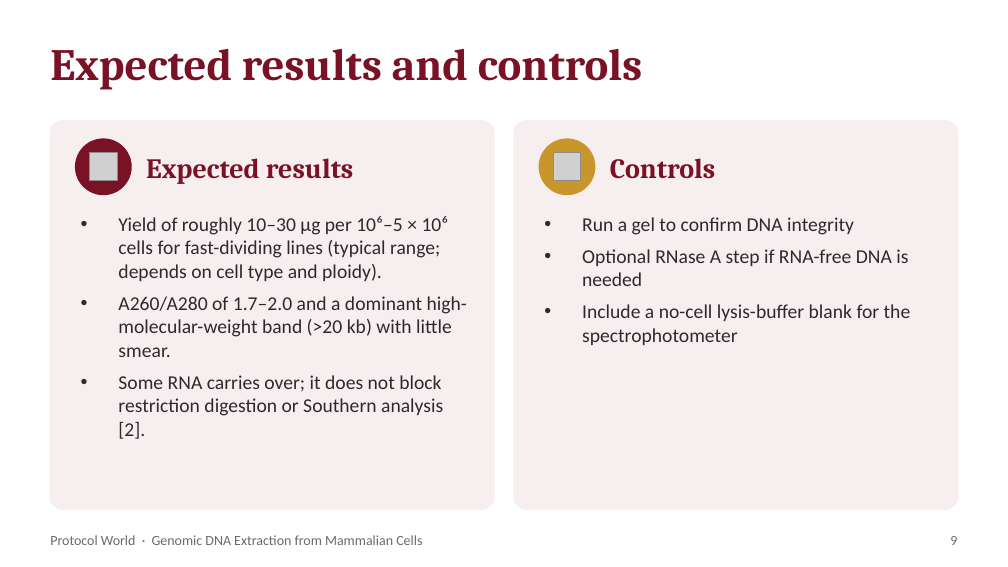
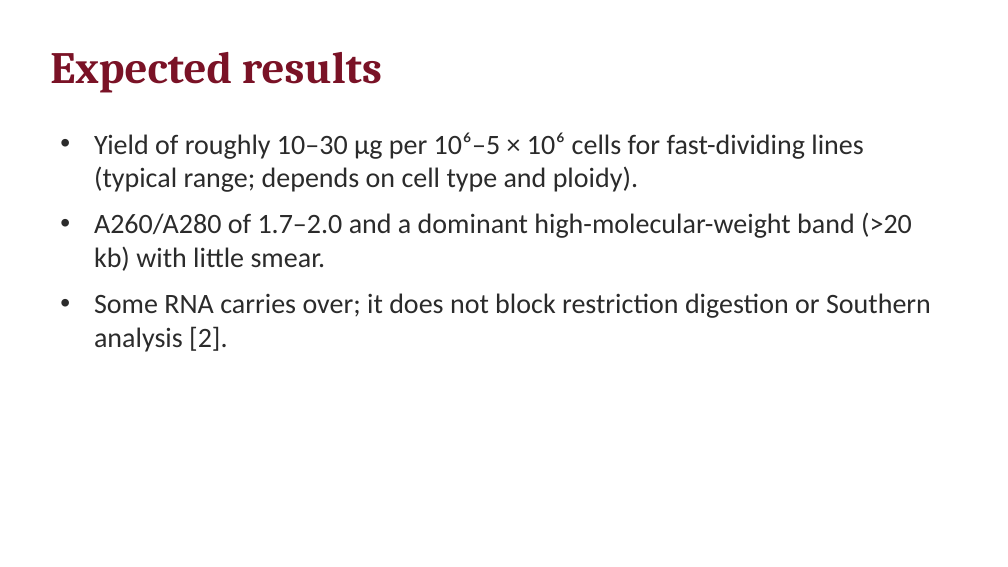
Before and after one commit to ProtocolWorld/ProtocolWorld, a slide deck: slide 12 of uploads/genomic-dna-extraction-from-mammalian-cells.pptx (slide 9 before the commit). Drawn at 1008x567 pixels with LibreOffice and Linux fonts; fonts in the diff are those of the drawing; grey boxes stand for pictures. Boxes give left, top, right and bottom in pixels: in the first picture for what was removed or moved away, otherwise in the second. Text is boxed around its words. In the diff, an @@ line names an element or a change of style, - is before the commit and + after.

```diff
--- a/uploads/genomic-dna-extraction-from-mammalian-cells.pptx
+++ b/uploads/genomic-dna-extraction-from-mammalian-cells.pptx
@@ text at (x1=50, y1=52, x2=382, y2=93): text changed @@
-Expected results and controls
+Expected results
@@ rounded rectangle removed at (x1=50, y1=121, x2=494, y2=509) @@
@@ text "Yield of roughly 10–30 µg ..." moved from (x1=118, y1=216, x2=467, y2=439) to (x1=94, y1=132, x2=931, y2=352) @@
@@ text "Yield of roughly 10–30 µg ..." at (x1=94, y1=132, x2=931, y2=352): size 14 to 20 pt; indent changed; more space between paragraphs @@
@@ ellipse removed at (x1=76, y1=139, x2=131, y2=195) @@
@@ rounded rectangle removed at (x1=514, y1=121, x2=958, y2=509) @@
@@ ellipse removed at (x1=539, y1=139, x2=595, y2=195) @@
@@ picture removed at (x1=90, y1=153, x2=118, y2=181) @@
@@ text removed at (x1=146, y1=158, x2=354, y2=184) @@
-Expected results
@@ picture removed at (x1=553, y1=153, x2=582, y2=181) @@
@@ text removed at (x1=610, y1=158, x2=716, y2=179) @@
-Controls
@@ text removed at (x1=582, y1=217, x2=911, y2=345) @@
-• Run a gel to confirm DNA integrity
-• Optional RNase A step if RNA-free DNA is needed
-• Include a no-cell lysis-buffer blank for the spectrophotometer
@@ text removed at (x1=50, y1=535, x2=422, y2=545) @@
-Protocol World · Genomic DNA Extraction from Mammalian Cells
@@ text removed at (x1=950, y1=536, x2=957, y2=545) @@
-9
```
Also in this commit, not shown: 11 other slides changed, 6 slides added, 5 other files.
